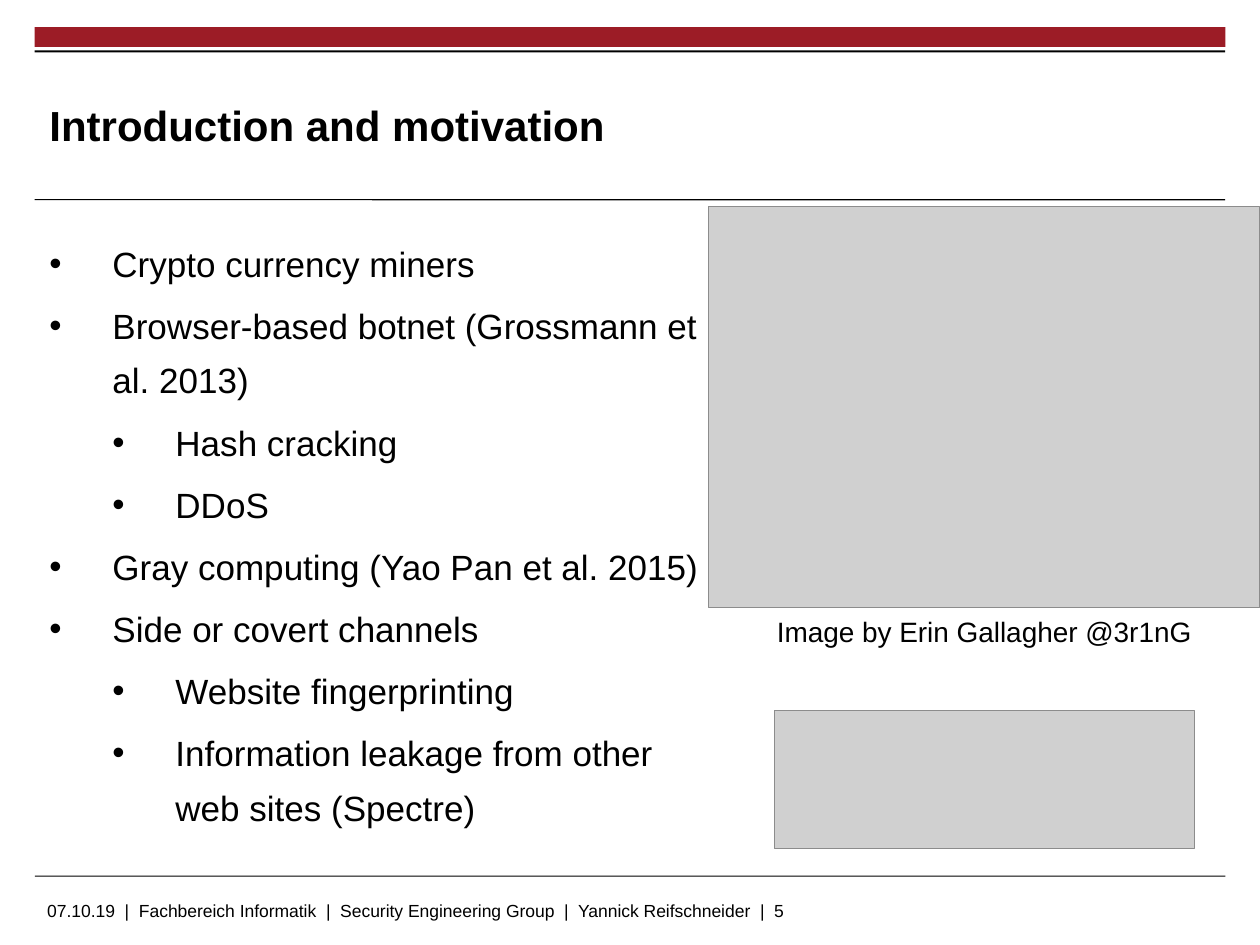
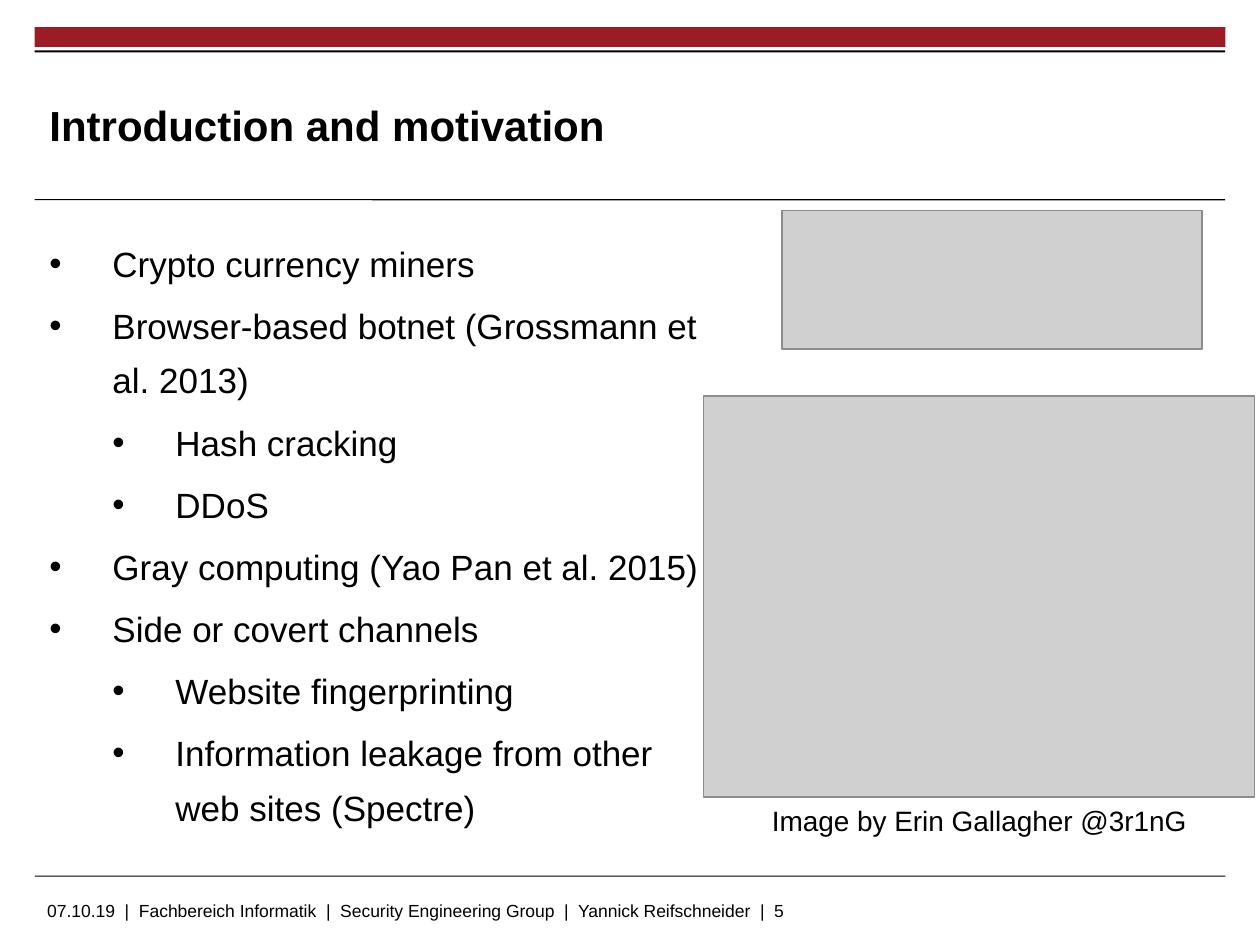
Before and after one commit to skidr0w/background-execution, a slide deck: slide 5 of thesis/slides.pptx. Drawn at 1260x945 pixels with LibreOffice and Linux fonts; fonts in the diff are those of the drawing; grey boxes stand for pictures; background and template pictures are left out. Boxes give left, top, right and bottom in pixels: in the first picture for what was removed or moved away, otherwise in the second. Text is boxed around its words. In the diff, an @@ line names an element or a change of style, - is before the commit and + after.

Commit message:
Slides progress

```diff
--- a/thesis/slides.pptx
+++ b/thesis/slides.pptx
@@ picture: place and size @@
-picture at [774,711,1193,849]
+picture at [782,210,1202,349]
@@ picture: place and size @@
-picture at [708,207,1260,607]
+picture at [703,396,1255,796]
@@ text "Image by Erin Gallagher @3r1nG": place and size @@
-text "Image by Erin Gallagher @3r1nG" at [777,621,1191,647]
+text "Image by Erin Gallagher @3r1nG" at [772,810,1186,836]
```
